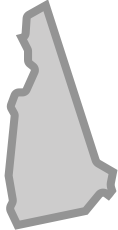
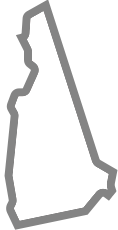
Layer changes from the first w=118, h=230 image to the second:
pixels changed over left=4, top=0, right=118, bottom=230 (layer not identified)
